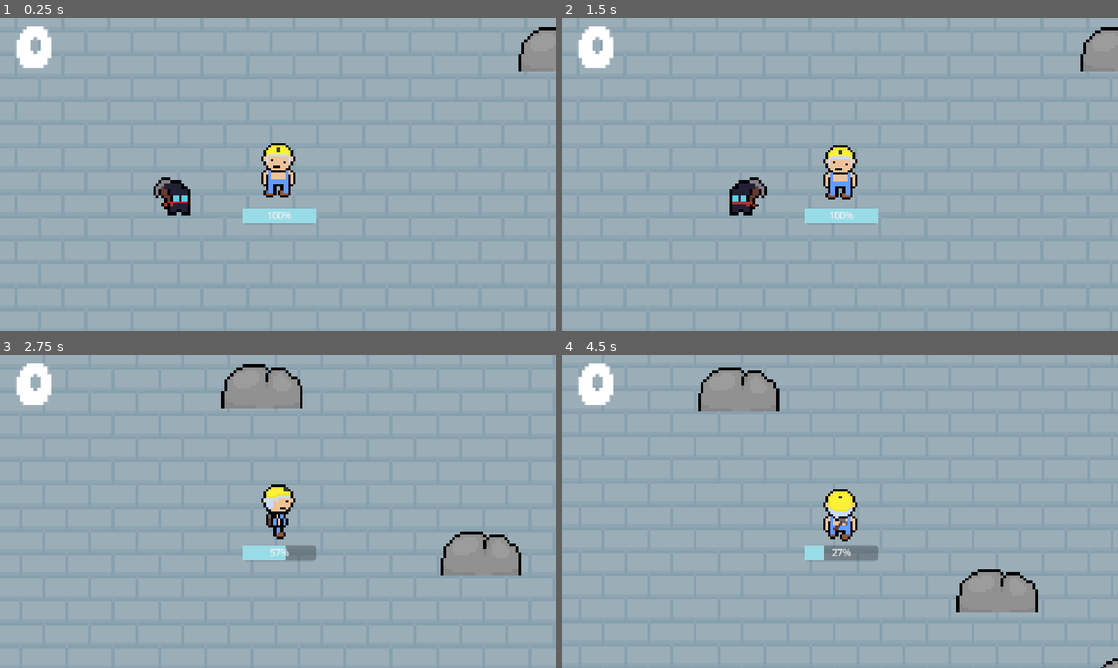
Above: before the commit, frames 1-4 (two rows, left to right).
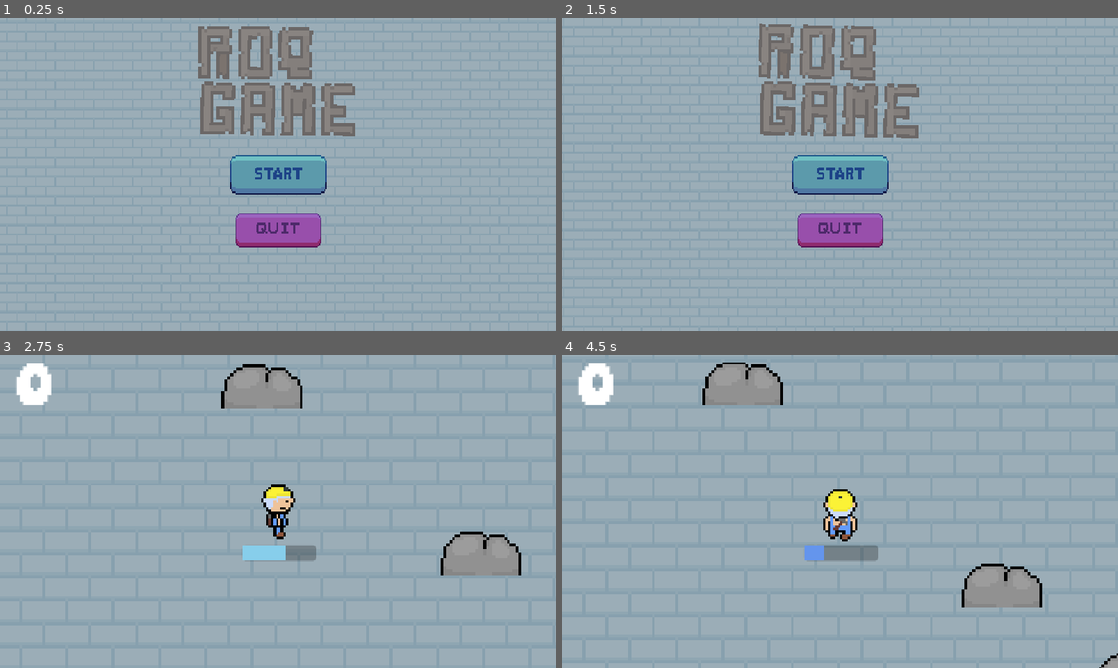
Above: after the commit, the same moments.

Repository: needaschoolproxy/Test-game
Game: Godot game, scene res://scenes/main_menu.tscn
The game is run twice, just before and just after one commit, with the same random seed, the same clock (stepped at 60 frames per second) and the same inputs. Before the commit the project starts from res://scenes/mainscene.tscn.
Inputs (mouse positions are in pixels of both pictures, inside the frame that each line leads up to):
- Up to frame 1 (0.25 s): no input
- Up to frame 2 (1.5 s): click (840, 174) at 0.52 s; click (840, 230) at 1.27 s
- Up to frame 3 (2.75 s): move the mouse to (400, 495) at 2.02 s; hold D (right) from 2.03 s (still down); hold Shift (sprint) from 2.03 s (still down)
- Up to frame 4 (4.5 s): move the mouse to (728, 527) at 2.77 s; release D (right) at 2.78 s; release Shift (sprint) at 2.78 s; hold S (down) 2.78-3.53 s; tap Shift (sprint) at 2.85, 4.35 s; move the mouse to (895, 442) at 3.52 s; hold D (right) 3.53-4.28 s; hold Shift (sprint) 3.53-4.28 s; click (895, 442) at 3.6 s; move the mouse to (812, 574) at 4.27 s; hold W (up) from 4.28 s (still down)

The runs differ from the first frame. In frame 1, 12% of the frame differs, in the area x 2-100%, y 2-74%; in frame 2, 12%, in the area x 2-100%, y 1-74%; in frame 3, less than 0.1%; in frame 4, 1.9%.

Commit message:
main menu
added menu with start and quit

Diff:
--- /dev/null
+++ b/assets/main_menu.gdshader
@@ -0,0 +1,12 @@
+shader_type canvas_item;
+
+uniform float speed = 0.1;
+
+void vertex() {
+	UV.x += TIME * -speed;
+	UV.y += TIME * speed;
+	}
+//void light() {
+//	// Called for every pixel for every light affecting the CanvasItem.
+//	// Uncomment to replace the default light processing function with this one.
+//}
--- a/project.godot
+++ b/project.godot
@@ -11,7 +11,7 @@
 [application]
 
 config/name="Teamwork"
-run/main_scene="res://scenes/mainscene.tscn"
+run/main_scene="uid://bluwr6ryqpoh0"
 config/features=PackedStringArray("4.4", "Forward Plus")
 config/icon="res://assets/icon.svg"
 
--- /dev/null
+++ b/scenes/main_menu.tscn
@@ -0,0 +1,201 @@
+[gd_scene load_steps=17 format=3 uid="uid://bluwr6ryqpoh0"]
+
+[ext_resource type="Script" uid="uid://dibfg3ygdj1xy" path="res://scripts/button.gd" id="1_ekxnf"]
+[ext_resource type="Texture2D" uid="uid://bvq13t8lv08s6" path="res://Sprites/title.png" id="1_rtw2f"]
+[ext_resource type="Texture2D" uid="uid://dgkfcogjtb5wv" path="res://Sprites/buttonstart.png" id="2_bqqt6"]
+[ext_resource type="Script" uid="uid://shipldu0l8l6" path="res://scripts/button_2.gd" id="3_bqqt6"]
+[ext_resource type="Shader" uid="uid://wyp3ddbvynt8" path="res://assets/main_menu.gdshader" id="4_8ln24"]
+[ext_resource type="Texture2D" uid="uid://du6ow1v644q0f" path="res://assets/placeholderfloor.png" id="4_wu84c"]
+
+[sub_resource type="Animation" id="Animation_oa1go"]
+resource_name = "idle"
+length = 4.0
+loop_mode = 1
+tracks/0/type = "value"
+tracks/0/imported = false
+tracks/0/enabled = true
+tracks/0/path = NodePath(".:scale")
+tracks/0/interp = 1
+tracks/0/loop_wrap = true
+tracks/0/keys = {
+"times": PackedFloat32Array(0, 1, 2, 2.96667, 4),
+"transitions": PackedFloat32Array(1, 1, 1, 1, 1),
+"update": 0,
+"values": [Vector2(2.5, 2.5), Vector2(2.75, 2.75), Vector2(2.5, 2.5), Vector2(2.25, 2.25), Vector2(2.5, 2.5)]
+}
+tracks/1/type = "value"
+tracks/1/imported = false
+tracks/1/enabled = true
+tracks/1/path = NodePath(".:rotation")
+tracks/1/interp = 1
+tracks/1/loop_wrap = true
+tracks/1/keys = {
+"times": PackedFloat32Array(0, 1, 2, 2.96667, 4),
+"transitions": PackedFloat32Array(1, 1, 1, 1, 1),
+"update": 0,
+"values": [0.0, 0.0436332, 0.0, -0.0872665, 0.0]
+}
+
+[sub_resource type="Animation" id="Animation_tbmy8"]
+length = 0.001
+tracks/0/type = "value"
+tracks/0/imported = false
+tracks/0/enabled = true
+tracks/0/path = NodePath(".:scale")
+tracks/0/interp = 1
+tracks/0/loop_wrap = true
+tracks/0/keys = {
+"times": PackedFloat32Array(0),
+"transitions": PackedFloat32Array(1),
+"update": 0,
+"values": [Vector2(2.5, 2.5)]
+}
+tracks/1/type = "value"
+tracks/1/imported = false
+tracks/1/enabled = true
+tracks/1/path = NodePath(".:rotation")
+tracks/1/interp = 1
+tracks/1/loop_wrap = true
+tracks/1/keys = {
+"times": PackedFloat32Array(0),
+"transitions": PackedFloat32Array(1),
+"update": 0,
+"values": [0.0]
+}
+
+[sub_resource type="AnimationLibrary" id="AnimationLibrary_jk1qb"]
+_data = {
+&"RESET": SubResource("Animation_tbmy8"),
+&"idle": SubResource("Animation_oa1go")
+}
+
+[sub_resource type="AtlasTexture" id="AtlasTexture_tbmy8"]
+atlas = ExtResource("2_bqqt6")
+region = Rect2(96, 0, 80, 32)
+
+[sub_resource type="AtlasTexture" id="AtlasTexture_jk1qb"]
+atlas = ExtResource("2_bqqt6")
+region = Rect2(0, 0, 80, 32)
+
+[sub_resource type="SpriteFrames" id="SpriteFrames_5dd4i"]
+animations = [{
+"frames": [{
+"duration": 1.0,
+"texture": SubResource("AtlasTexture_tbmy8")
+}],
+"loop": true,
+"name": &"Down",
+"speed": 5.0
+}, {
+"frames": [{
+"duration": 1.0,
+"texture": SubResource("AtlasTexture_jk1qb")
+}],
+"loop": true,
+"name": &"Up",
+"speed": 5.0
+}]
+
+[sub_resource type="AtlasTexture" id="AtlasTexture_wu84c"]
+atlas = ExtResource("2_bqqt6")
+region = Rect2(96, 96, 80, 32)
+
+[sub_resource type="AtlasTexture" id="AtlasTexture_8ln24"]
+atlas = ExtResource("2_bqqt6")
+region = Rect2(0, 96, 80, 32)
+
+[sub_resource type="SpriteFrames" id="SpriteFrames_rtw2f"]
+animations = [{
+"frames": [{
+"duration": 1.0,
+"texture": SubResource("AtlasTexture_wu84c")
+}],
+"loop": true,
+"name": &"down",
+"speed": 5.0
+}, {
+"frames": [{
+"duration": 1.0,
+"texture": SubResource("AtlasTexture_8ln24")
+}],
+"loop": true,
+"name": &"up",
+"speed": 5.0
+}]
+
+[sub_resource type="ShaderMaterial" id="ShaderMaterial_8ln24"]
+shader = ExtResource("4_8ln24")
+shader_parameter/speed = 1.0
+
+[node name="Main Menu" type="Node2D"]
+
+[node name="Title" type="Sprite2D" parent="."]
+position = Vector2(-2.38419e-07, -79)
+scale = Vector2(2.5, 2.5)
+texture = ExtResource("1_rtw2f")
+
+[node name="AnimationPlayer" type="AnimationPlayer" parent="Title"]
+libraries = {
+&"": SubResource("AnimationLibrary_jk1qb")
+}
+autoplay = "idle"
+
+[node name="Camera2D" type="Camera2D" parent="."]
+zoom = Vector2(2.5, 2.5)
+
+[node name="Button" type="Button" parent="."]
+offset_left = -36.0
+offset_top = -10.0
+offset_right = 37.0
+offset_bottom = 11.0
+flat = true
+script = ExtResource("1_ekxnf")
+
+[node name="PlayButton" type="AnimatedSprite2D" parent="Button"]
+position = Vector2(36, 10)
+sprite_frames = SubResource("SpriteFrames_5dd4i")
+animation = &"Up"
+
+[node name="Timer" type="Timer" parent="Button"]
+one_shot = true
+
+[node name="Button2" type="Button" parent="."]
+offset_left = -32.0
+offset_top = 35.0
+offset_right = 37.0
+offset_bottom = 61.0
+scale = Vector2(0.9, 0.9)
+flat = true
+script = ExtResource("3_bqqt6")
+
+[node name="Timer2" type="Timer" parent="Button2"]
+
+[node name="QuitButton" type="AnimatedSprite2D" parent="Button2"]
+position = Vector2(35.5555, 12.2222)
+sprite_frames = SubResource("SpriteFrames_rtw2f")
+animation = &"up"
+
+[node name="ParallaxBackground" type="ParallaxBackground" parent="."]
+scroll_base_scale = Vector2(0, 0)
+
+[node name="ParallaxLayer" type="ParallaxLayer" parent="ParallaxBackground"]
+metadata/_edit_lock_ = true
+
+[node name="TextureRect" type="TextureRect" parent="ParallaxBackground/ParallaxLayer"]
+material = SubResource("ShaderMaterial_8ln24")
+offset_left = -338.0
+offset_top = -190.0
+offset_right = 681.0
+offset_bottom = 342.0
+texture = ExtResource("4_wu84c")
+stretch_mode = 1
+metadata/_edit_lock_ = true
+
+[connection signal="button_down" from="Button" to="Button" method="_on_button_down"]
+[connection signal="button_up" from="Button" to="Button" method="_on_button_up"]
+[connection signal="pressed" from="Button" to="Button" method="_on_pressed"]
+[connection signal="timeout" from="Button/Timer" to="Button" method="_on_timer_timeout"]
+[connection signal="button_down" from="Button2" to="Button2" method="_on_button_down"]
+[connection signal="button_up" from="Button2" to="Button2" method="_on_button_up"]
+[connection signal="pressed" from="Button2" to="Button2" method="_on_pressed"]
+[connection signal="timeout" from="Button2/Timer2" to="Button2" method="_on_timer_2_timeout"]
--- a/scenes/maincharacter.tscn
+++ b/scenes/maincharacter.tscn
@@ -3,7 +3,7 @@
 [ext_resource type="Script" uid="uid://m743ifhjrdbh" path="res://scripts/maincharacter.gd" id="1_0aigr"]
 [ext_resource type="Texture2D" uid="uid://brvdrm67mo4lk" path="res://Sprites/Sprite-0003-sheet.png" id="2_0aigr"]
 [ext_resource type="FontFile" uid="uid://2abf7m1kg5x5" path="res://assets/Daydream DEMO.otf" id="3_gm7jl"]
-[ext_resource type="Script" uid="uid://bjrrl2e2c8xms" path="res://scenes/progress_bar.gd" id="4_7qgm7"]
+[ext_resource type="Script" uid="uid://bjrrl2e2c8xms" path="res://scripts/progress_bar.gd" id="4_7qgm7"]
 
 [sub_resource type="AtlasTexture" id="AtlasTexture_nqk66"]
 atlas = ExtResource("2_0aigr")
@@ -371,6 +371,7 @@
 theme_override_font_sizes/font_size = 24
 
 [node name="ProgressBar" type="ProgressBar" parent="UI"]
+z_index = 5
 layout_mode = 0
 offset_left = -25.0
 offset_top = 23.0
@@ -379,6 +380,7 @@
 scale = Vector2(0.4, 0.4)
 theme_override_styles/fill = SubResource("StyleBoxFlat_7bx0f")
 rounded = true
+show_percentage = false
 script = ExtResource("4_7qgm7")
 
 [connection signal="body_entered" from="Area2D" to="." method="_on_area_2d_body_entered"]
--- /dev/null
+++ b/scripts/button.gd
@@ -0,0 +1,19 @@
+extends Button
+@onready var play_button: AnimatedSprite2D = $PlayButton
+@onready var timer: Timer = $Timer
+
+
+
+func _on_button_up() -> void:
+	play_button.play("Up")
+
+
+func _on_button_down() -> void:
+	play_button.play("Down")
+
+
+func _on_pressed() -> void:
+	timer.start()
+
+func _on_timer_timeout() -> void:
+	get_tree().change_scene_to_file("res://scenes/mainscene.tscn")
--- /dev/null
+++ b/scripts/button_2.gd
@@ -0,0 +1,22 @@
+extends Button
+@onready var timer_2: Timer = $Timer2
+@onready var quit_button: AnimatedSprite2D = $QuitButton
+
+
+
+func _on_button_down() -> void:
+	quit_button.play("down")
+
+
+func _on_button_up() -> void:
+	quit_button.play("up")
+
+
+func _on_pressed() -> void:
+	timer_2.start()
+
+
+
+
+func _on_timer_2_timeout() -> void:
+	get_tree().quit()
--- a/scripts/maincharacter.gd
+++ b/scripts/maincharacter.gd
@@ -15,6 +15,7 @@
 @onready var camera = $Camera2D
 @onready var swing_area = $Area2D
 @onready var pickup_label = $"UI/PickupLabel"
+@onready var progress_bar: ProgressBar = $UI/ProgressBar
 
 #state
 var facing_dir := Vector2.DOWN
@@ -39,10 +40,14 @@
 		input.y += 1
 	if Input.is_action_pressed("up"):
 		input.y -= 1
-	if Input.is_action_pressed("sprint") and stamina > 0:
+	if Input.is_action_pressed("sprint") and stamina > 30:
 		SPEED = 300
 		stamina -= 1
-	else: SPEED = 200
+	else: if Input.is_action_pressed("sprint") and stamina > 0:
+		SPEED = 240
+		stamina -= 1
+	else:
+		SPEED = 200
 	return input
 
 #physics
@@ -122,3 +127,6 @@
 func _process(_delta: float) -> void:
 	if not Input.is_action_pressed("sprint") and stamina < 100:
 		stamina += 0.5
+	if stamina == 100 and not Input.is_action_pressed("sprint"):
+		progress_bar.visible = false
+	else: progress_bar.visible = true
--- a/scenes/progress_bar.gd
+++ b/scripts/progress_bar.gd
@@ -5,3 +5,6 @@
 # Called every frame. 'delta' is the elapsed time since the previous frame.
 func _process(_delta: float) -> void:
 	value = player.stamina
+	if player.stamina < 30:
+		progress_bar.get("theme_override_styles/fill").bg_color = Color.CORNFLOWER_BLUE
+	else: progress_bar.get("theme_override_styles/fill").bg_color = Color.SKY_BLUE
Binary file added: Sprites/buttonstart.png
Not shown, added: Sprites/buttonstart.png.import
Binary file added: Sprites/title.png
Not shown, added: Sprites/title.png.import
Not shown, added: assets/main_menu.gdshader.uid
Not shown, added: scripts/button.gd.uid
Not shown, added: scripts/button_2.gd.uid
Renamed: scenes/progress_bar.gd.uid -> scripts/progress_bar.gd.uid
